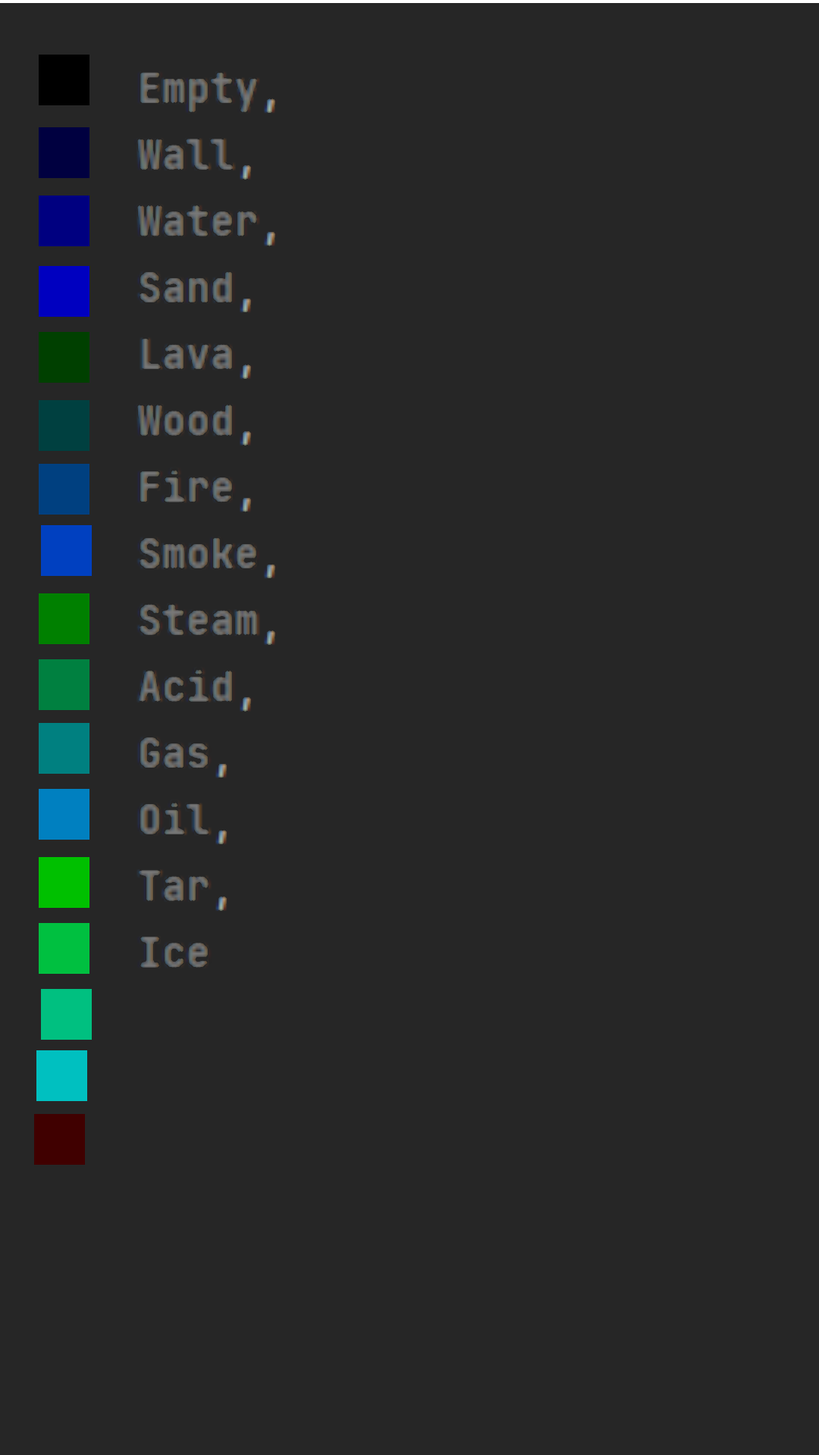
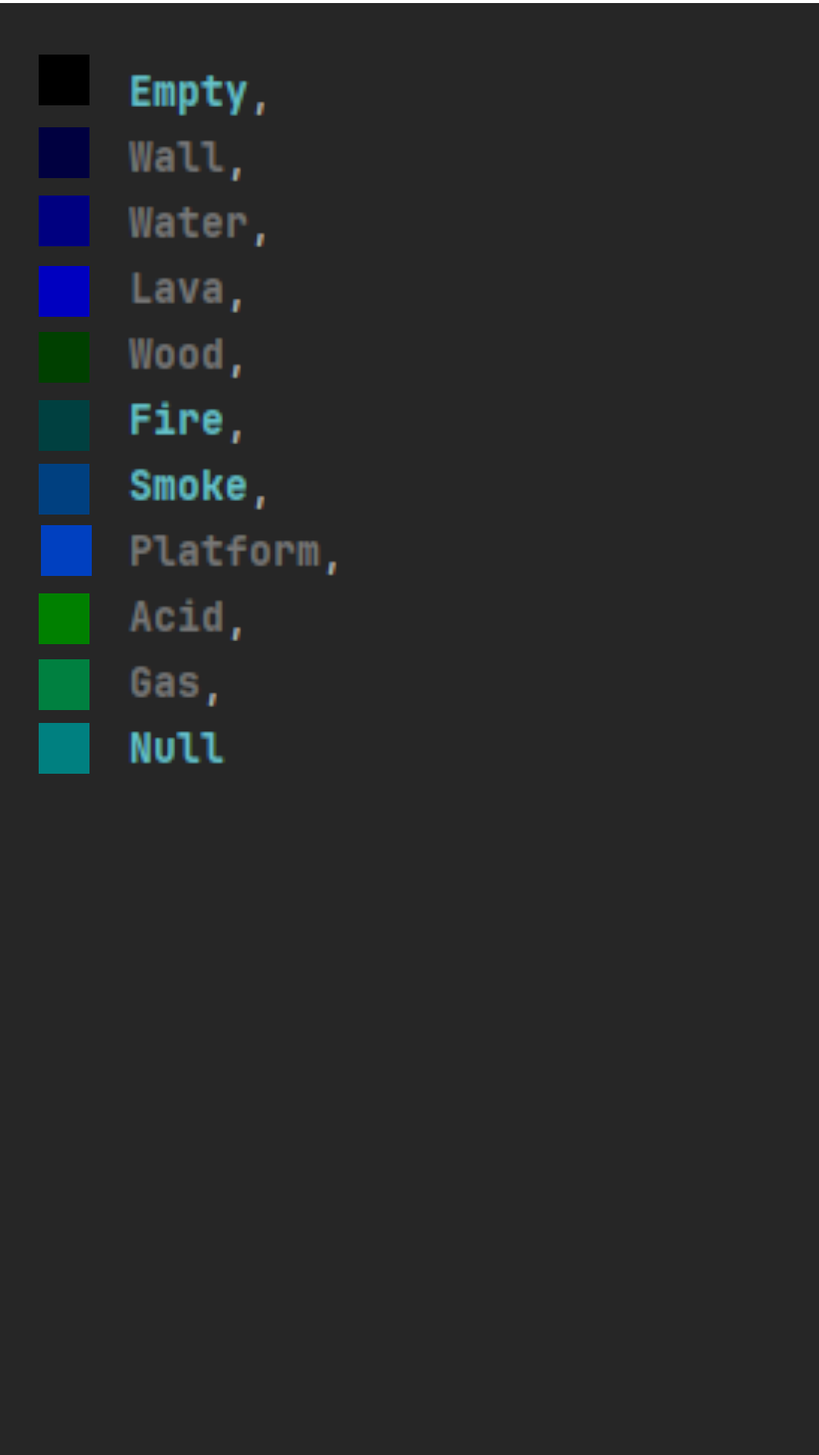
Two versions of the same layered image (819px x 1455px). Layer-by-layer changes:
painted on "Background" over [34, 71, 339, 1166]
